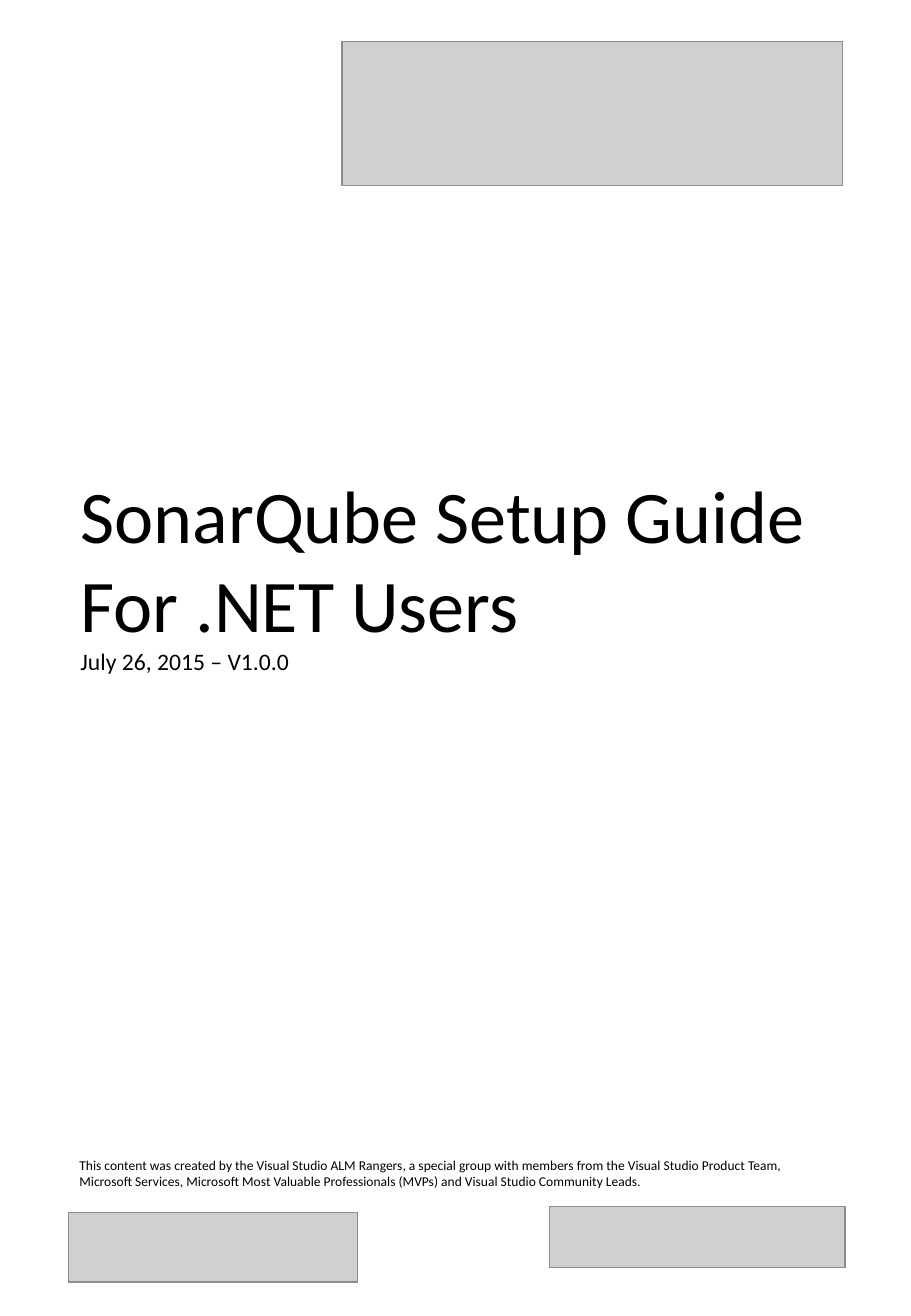
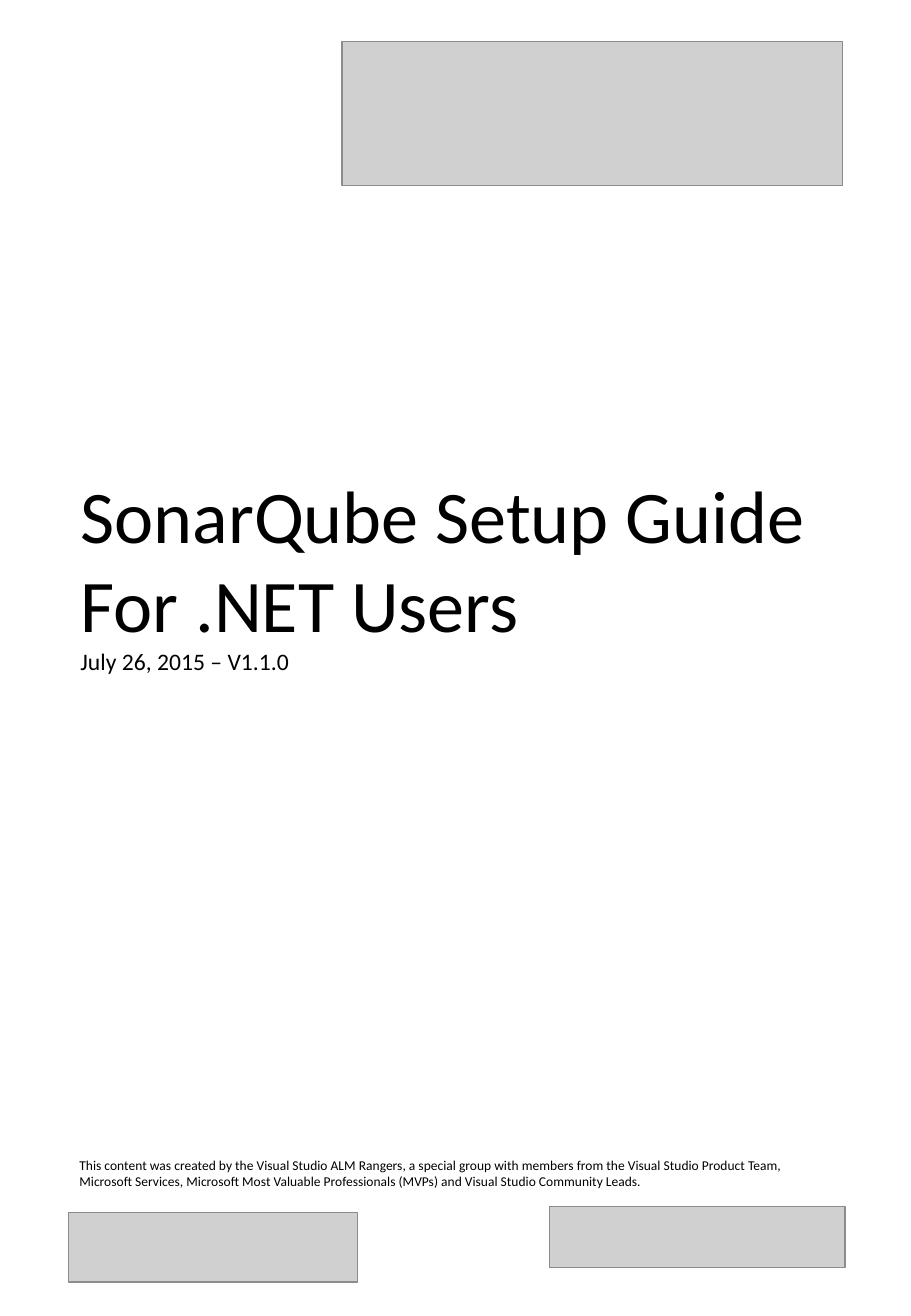
Before and after one commit to SonarSource/sonar-.net-documentation, a slide deck: slide 1 of cover.pptx. Drawn at 911x1316 pixels with LibreOffice and Linux fonts; fonts in the diff are those of the drawing; grey boxes stand for pictures. Boxes give left, top, right and bottom in pixels: in the first picture for what was removed or moved away, otherwise in the second. Text is boxed around its words. In the diff, an @@ line names an element or a change of style, - is before the commit and + after.

```diff
--- a/cover.pptx
+++ b/cover.pptx
@@ title at [80, 491, 805, 674]: text changed @@
-SonarQube Setup Guide For .NET Users
-July 26, 2015 – V1.0.0
+SonarQube Setup Guide For .NET Users
+July 26, 2015 – V1.1.0
```
Also in this commit, not shown: 1 other file.
